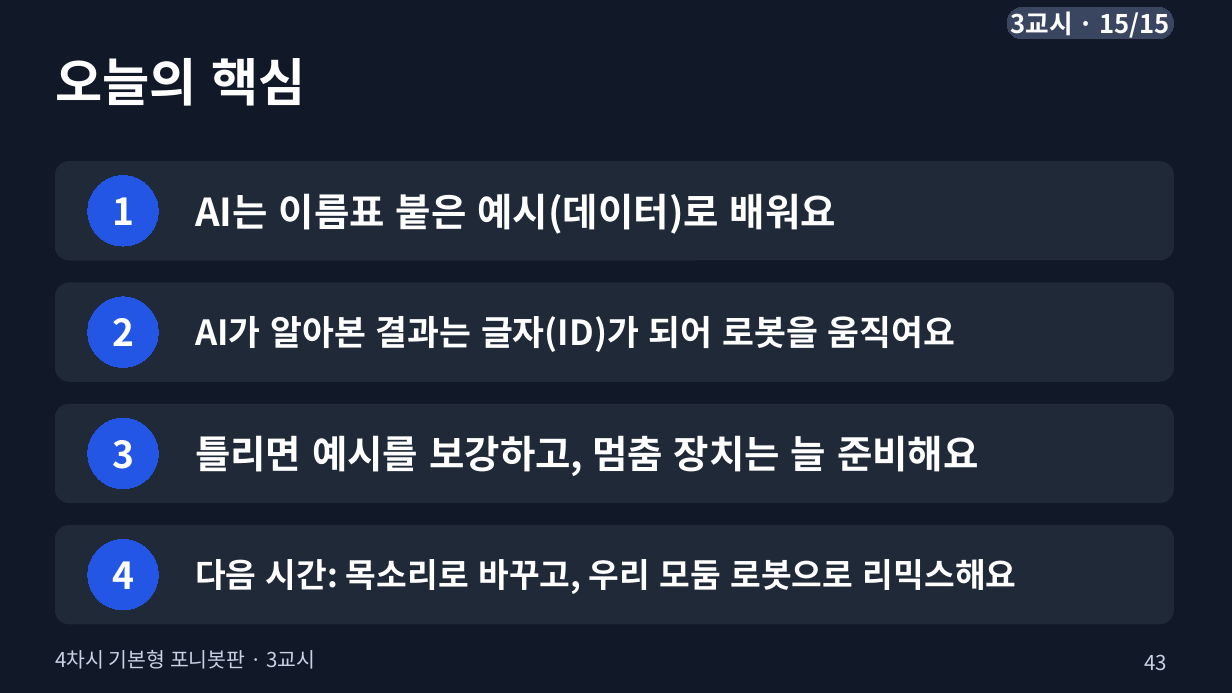
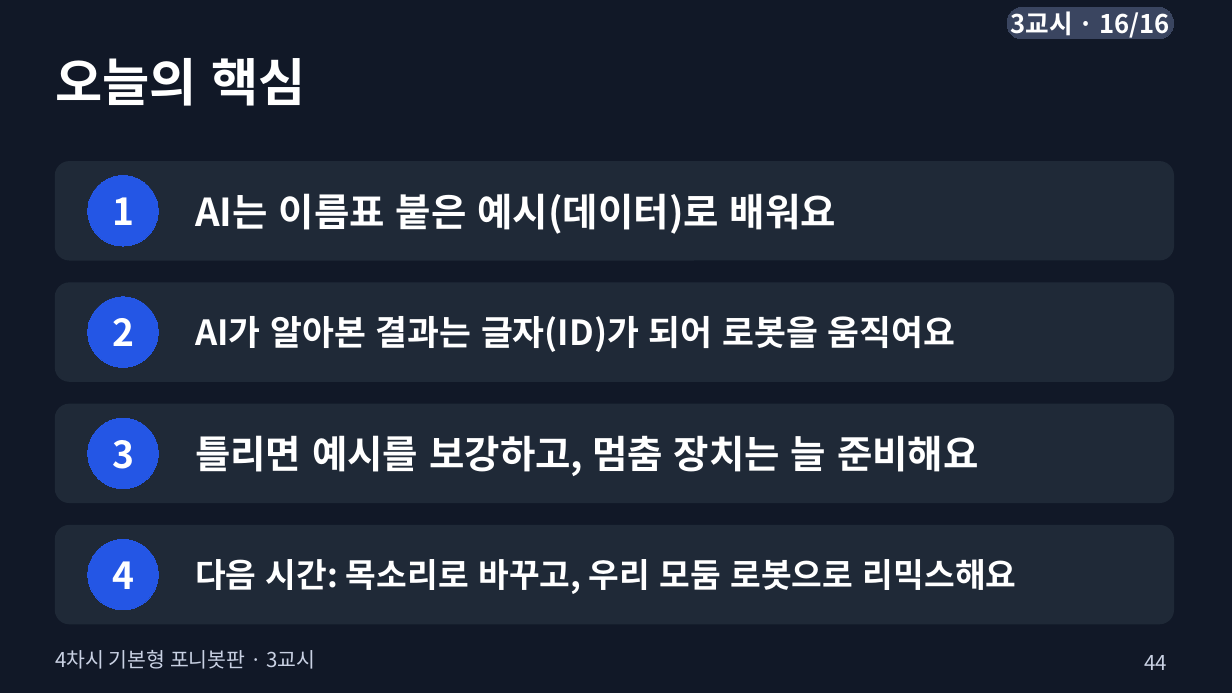
Before and after one commit to boundaryx01-uniquelife/microbit, a slide deck: slide 44 of bridge/ponybot/materials/포니봇_4차시_기본형/ponybot_4차시_수업슬라이드.pptx (slide 43 before the commit). Drawn at 1232x693 pixels with LibreOffice and Linux fonts; fonts in the diff are those of the drawing. Boxes give left, top, right and bottom in pixels: in the first picture for what was removed or moved away, otherwise in the second. Text is boxed around its words. In the diff, an @@ line names an element or a change of style, - is before the commit and + after.

```diff
--- a/bridge/ponybot/materials/포니봇_4차시_기본형/ponybot_4차시_수업슬라이드.pptx
+++ b/bridge/ponybot/materials/포니봇_4차시_기본형/ponybot_4차시_수업슬라이드.pptx
@@ text in rounded rectangle at (1010, 7, 1171, 40): text changed @@
-3교시 · 15/15
+3교시 · 16/16
@@ page number at (1144, 655, 1167, 670): text changed @@
-43
+44
```
Also in this commit, not shown: 13 other slides changed, 1 slide added, 6 other files.
